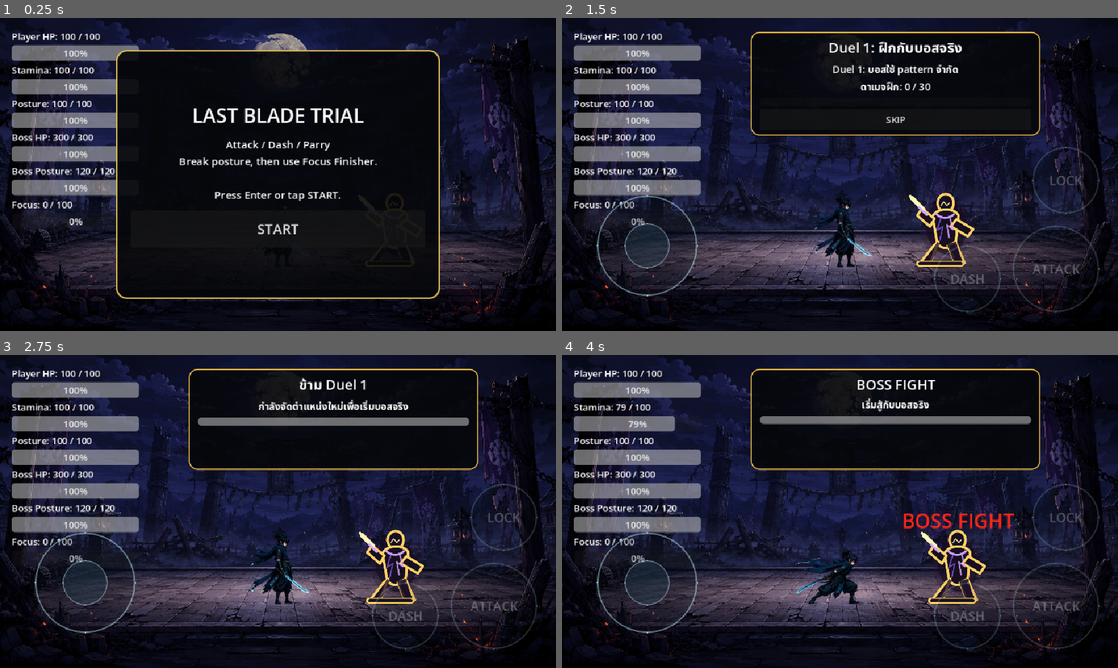
Above: before the commit, frames 1-4 (two rows, left to right).
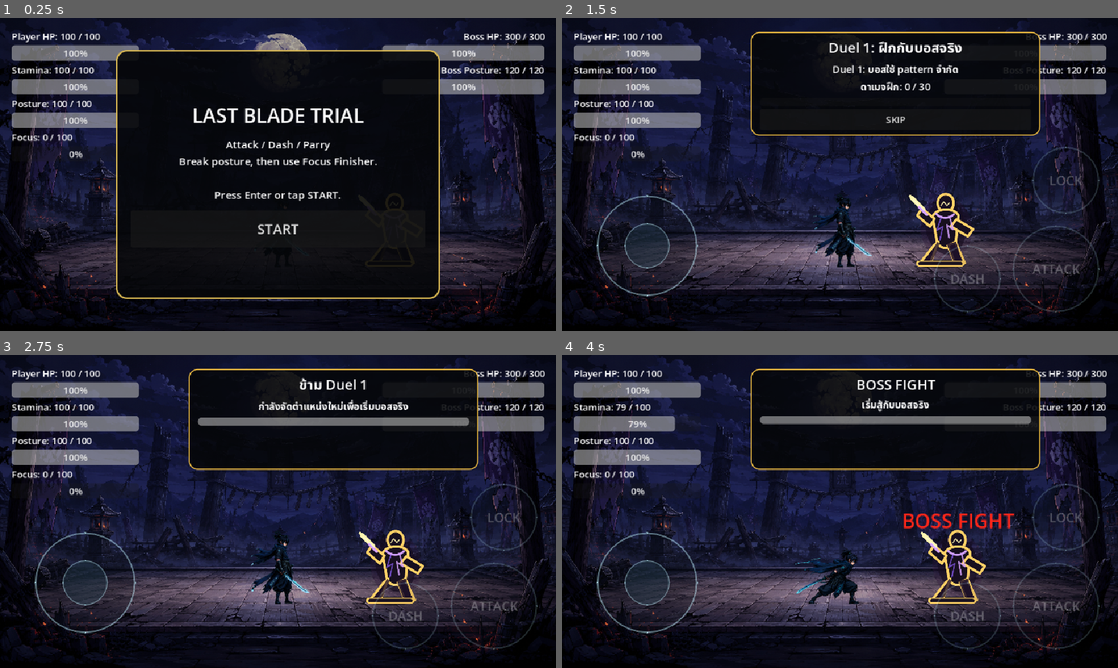
Above: after the commit, the same moments.

Repository: shanwinder/lastblade
Game: Godot game, scene res://scenes/main/BossBrokenMaster.tscn
Two runs of this game, one before a commit and one after it. Both use one fixed random seed, a clock stepped at 60 frames per second and the inputs below.
Inputs (mouse positions are in pixels of both pictures, inside the frame that each line leads up to):
- Up to frame 1 (0.25 s): no input
- Up to frame 2 (1.5 s): click "START" at 0.5 s; click "SKIP" at 1.25 s
- Up to frame 3 (2.75 s): click "SKIP" at 2 s
- Up to frame 4 (4 s): click "ATTACK" at 2.75 s; tap Enter at 3.5 s; move the mouse to (962, 495) at 3.52 s; hold Right (ui_right) from 3.53 s (still down); tap A (attack) at 3.6 s; click (962, 495) at 3.67 s

The runs differ from the first frame. In frame 1, 5.0% of the frame differs, in the area x 2-98%, y 4-67%; in frame 2, 4.4%; in frame 3, 4.4%; in frame 4, 4.4%.

Commit message:
Move boss HUD in active HUD patch

Diff:
--- a/last-blade-trial/hud_player_lookup_patch.gd
+++ b/last-blade-trial/hud_player_lookup_patch.gd
@@ -18,6 +18,10 @@
 
 	# สร้าง Player Posture UI เพิ่มด้วยโค้ดเหมือน HUD.gd เดิม
 	create_player_posture_widgets()
+
+	# ย้ายหลอด HP/Posture ของบอสไปไว้ด้านขวาบน
+	# สำคัญ: scene หลักใช้ patch นี้ ไม่ได้ใช้ _ready() ของ HUD.gd โดยตรง
+	create_enemy_hud_top_right()
 
 	# หา Player แบบ robust เพื่อรองรับการจัดกลุ่ม Node ในอนาคต
 	var player = find_player_node_robust()
@@ -90,6 +94,58 @@
 	update_enemy_stats(enemy.current_hp, enemy.max_hp, enemy.current_posture, enemy.max_posture)
 
 
+func create_enemy_hud_top_right() -> void:
+	# สร้างกล่องใหม่สำหรับ Boss HP/Posture ที่มุมขวาบน
+	# ใช้ใน patch นี้โดยตรง เพราะ scene หลักผูก script เป็น hud_player_lookup_patch.gd
+	if enemy_hud_container != null and is_instance_valid(enemy_hud_container):
+		return
+
+	var control_root := get_node_or_null("Control") as Control
+	if control_root == null:
+		print("HUD ERROR: Control root not found for enemy HUD")
+		return
+
+	enemy_hud_container = VBoxContainer.new()
+	enemy_hud_container.name = "EnemyHUDTopRight"
+	enemy_hud_container.custom_minimum_size = Vector2(280.0, 92.0)
+	enemy_hud_container.position = Vector2(660.0, 20.0)
+	enemy_hud_container.add_theme_constant_override("separation", 4)
+	control_root.add_child(enemy_hud_container)
+
+	# ย้าย node เดิมออกจาก VBoxContainer ซ้าย ไปอยู่กล่องขวาบน
+	# ต้อง remove_child ก่อน add_child เพราะ node เดิมมี parent อยู่แล้ว
+	reparent_enemy_hud_control(enemy_hp_label)
+	reparent_enemy_hud_control(enemy_hp_bar)
+	reparent_enemy_hud_control(enemy_posture_label)
+	reparent_enemy_hud_control(enemy_posture_bar)
+
+	# ปรับขนาดหลอดบอสให้เหมาะกับมุมขวาบน
+	enemy_hp_bar.custom_minimum_size = Vector2(280.0, 18.0)
+	enemy_posture_bar.custom_minimum_size = Vector2(280.0, 18.0)
+
+	# จัดข้อความให้อ่านจากขวาบนได้ชัด
+	enemy_hp_label.horizontal_alignment = HORIZONTAL_ALIGNMENT_RIGHT
+	enemy_posture_label.horizontal_alignment = HORIZONTAL_ALIGNMENT_RIGHT
+
+	print("HUD boss bars moved to top-right")
+
+
+func reparent_enemy_hud_control(control_node: Control) -> void:
+	# ย้าย Control เดิมอย่างปลอดภัย โดยไม่สร้าง node ใหม่
+	# ทำให้ signal/update_enemy_stats() ยังอัปเดตหลอดเดิมต่อได้
+	if control_node == null:
+		return
+
+	if control_node.get_parent() == enemy_hud_container:
+		return
+
+	var old_parent := control_node.get_parent()
+	if old_parent != null:
+		old_parent.remove_child(control_node)
+
+	enemy_hud_container.add_child(control_node)
+
+
 func find_player_node_robust():
 	# 1) หา Player จาก exported NodePath ก่อน เพื่อให้ Inspector override ได้
 	var found_player = get_node_or_null(player_path)
